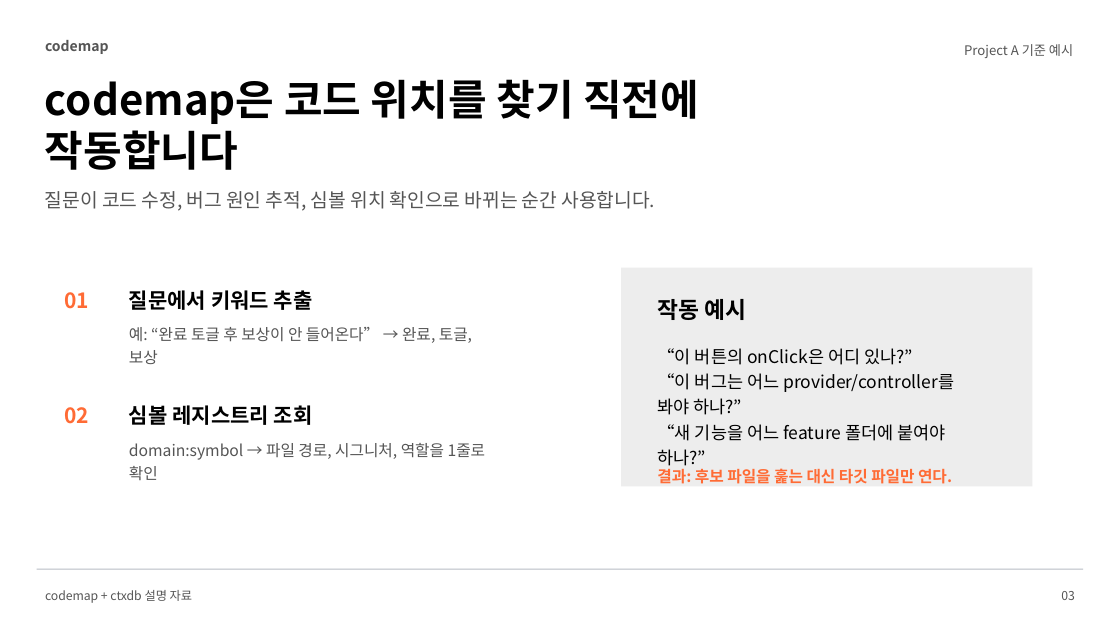
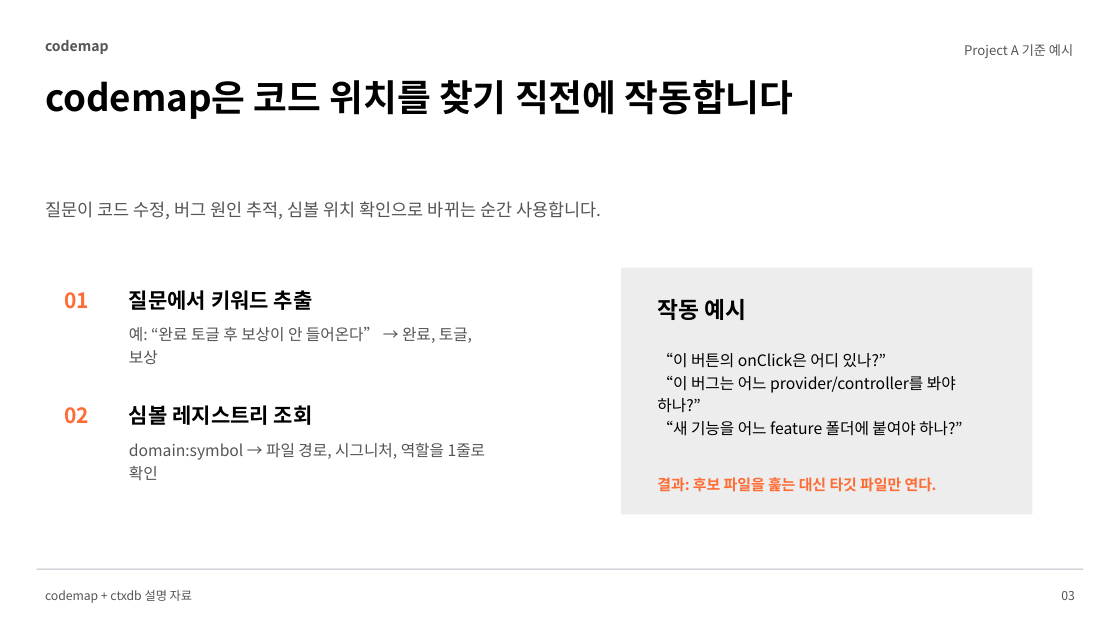
Before and after one commit to LigoSoo/pawpad, a slide deck: slide 3 of outputs/codemap-ctxdb-token-simulation.pptx. Drawn at 1120x630 pixels with LibreOffice and Linux fonts; fonts in the diff are those of the drawing. Boxes give left, top, right and bottom in pixels: in the first picture for what was removed or moved away, otherwise in the second. Text is boxed around its words. In the diff, an @@ line names an element or a change of style, - is before the commit and + after.

Commit message:
docs: fix explainer deck text overlap

```diff
--- a/outputs/codemap-ctxdb-token-simulation.pptx
+++ b/outputs/codemap-ctxdb-token-simulation.pptx
@@ text "codemap은 코드 위치를 찾기 직전에 ..." at [45,80,794,119]: size 36 to 31.5 pt; line spacing 1.02 to 1.05 @@
@@ text "질문이 코드 수정, 버그 원인 ...": place and size @@
-text "질문이 코드 수정, 버그 원인 ..." at [45,191,656,211]
+text "질문이 코드 수정, 버그 원인 ..." at [45,201,602,219]
@@ text "질문이 코드 수정, 버그 원인 ..." at [45,201,602,219]: size 16.5 to 15 pt; line spacing 1.25 to 1.22 @@
@@ rectangle: place and size @@
-rectangle at [622,268,1033,486]
+rectangle at [622,268,1033,515]
@@ text "“이 버튼의 onClick은 어디 있나?”" at [657,353,962,436]: size 15 to 13.5 pt @@
@@ text "결과: 후보 파일을 훑는 대신 ...": place and size @@
-text "결과: 후보 파일을 훑는 대신 ..." at [657,468,952,484]
+text "결과: 후보 파일을 훑는 대신 ..." at [657,477,937,492]
@@ text "결과: 후보 파일을 훑는 대신 ..." at [657,477,937,492]: size 13.5 to 12.8 pt @@
```
Also in this commit, not shown: 7 other slides changed.
